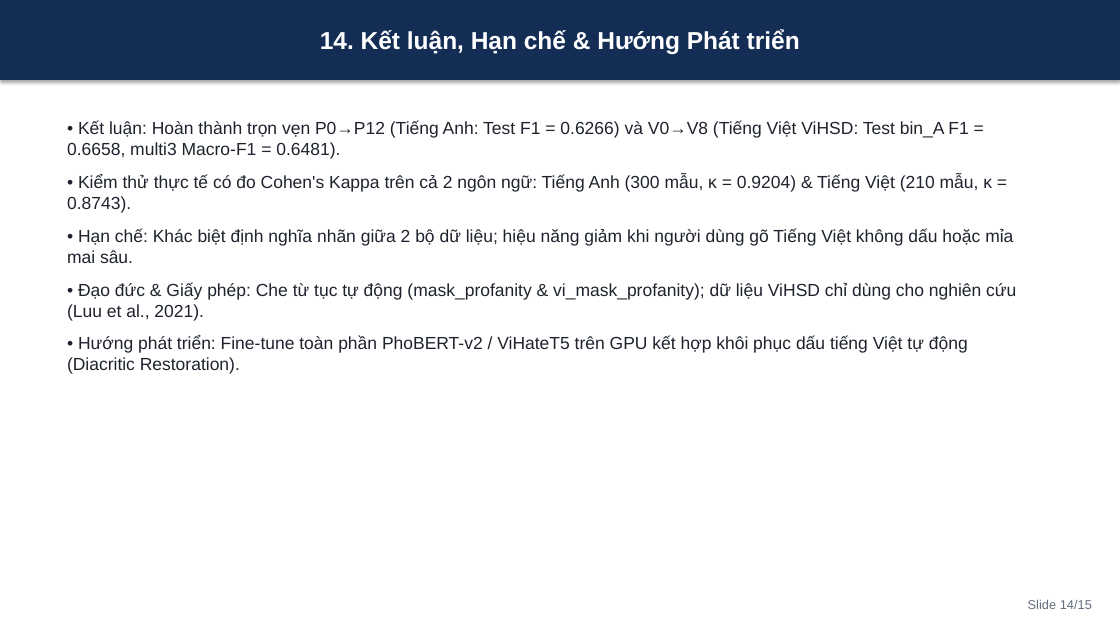
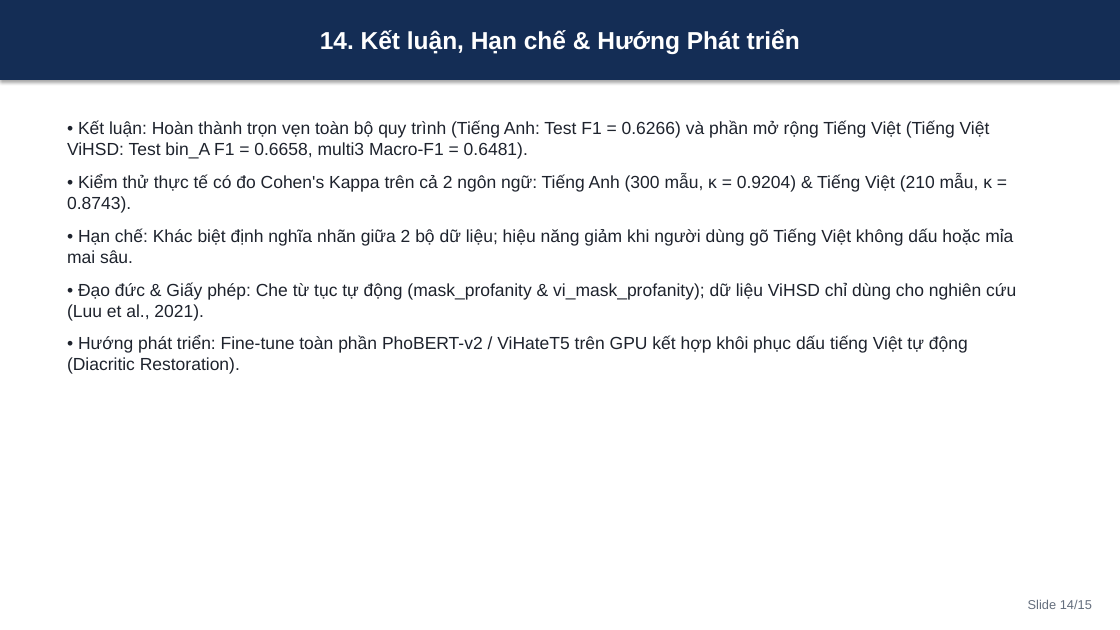
Before and after one commit to devtitcun888/duan-tweet-hate, a slide deck: slide 14 of reports/slides.pptx. Drawn at 1120x630 pixels with LibreOffice and Linux fonts; fonts in the diff are those of the drawing. Boxes give left, top, right and bottom in pixels: in the first picture for what was removed or moved away, otherwise in the second. Text is boxed around its words. In the diff, an @@ line names an element or a change of style, - is before the commit and + after.

```diff
--- a/reports/slides.pptx
+++ b/reports/slides.pptx
@@ text at (67,121,990,159): text changed @@
-• Kết luận: Hoàn thành trọn vẹn P0→P12 (Tiếng Anh: Test F1 = 0.6266) và V0→V8 (Tiếng Việt ViHSD: Test bin_A F1 = 0.6658, multi3 Macro-F1 = 0.6481).
+• Kết luận: Hoàn thành trọn vẹn toàn bộ quy trình (Tiếng Anh: Test F1 = 0.6266) và phần mở rộng Tiếng Việt (Tiếng Việt ViHSD: Test bin_A F1 = 0.6658, multi3 Macro-F1 = 0.6481).
```
Also in this commit, not shown: 7 other slides changed, 26 other files.
